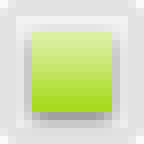
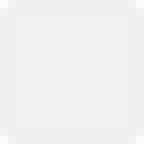
Before/after of a 144×144 layered artwork. What changed in the layer stack:
"selection frame": opacity 71% → 39% over [16, 24, 128, 128]
hid "green idle" over [32, 32, 112, 112]
